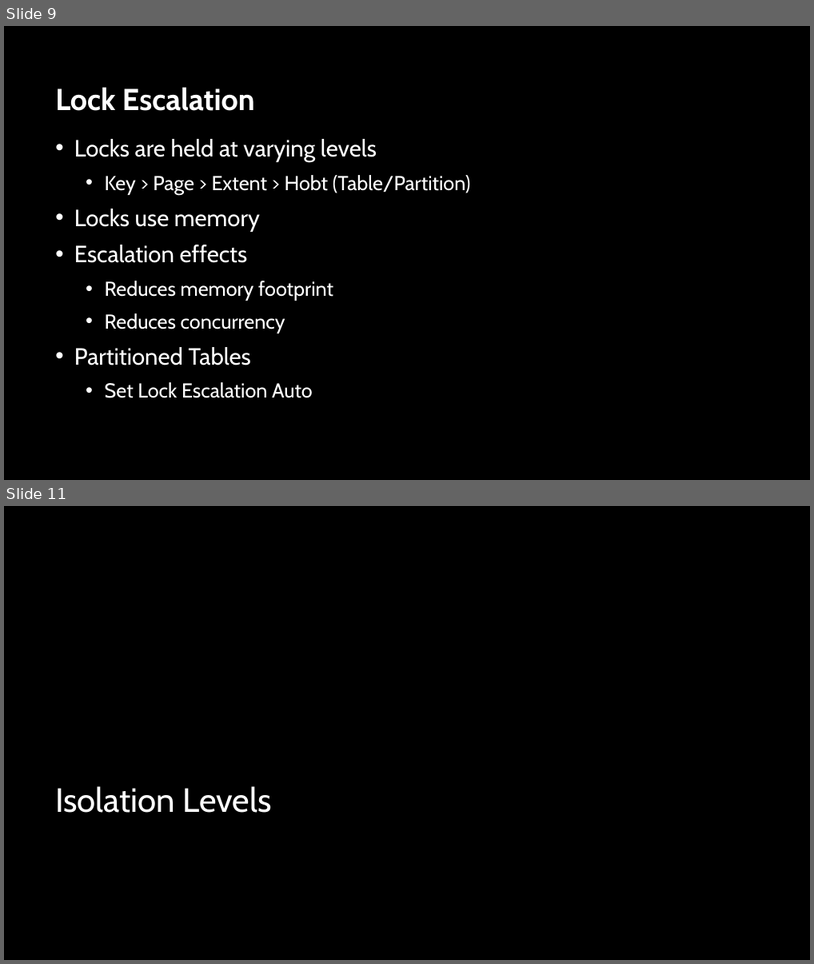
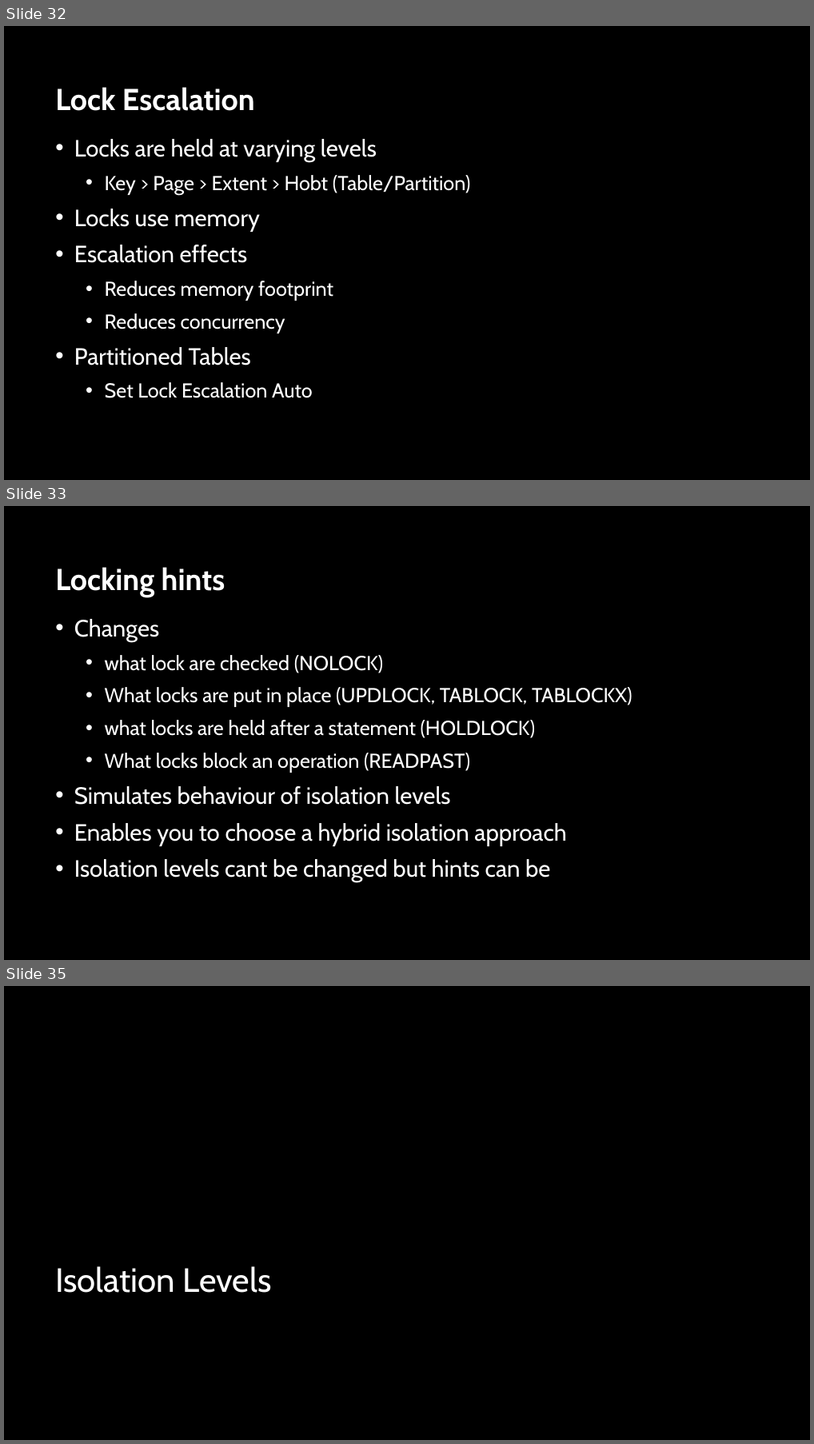
Before and after one commit to sabinio/SQLTraining, a slide deck: Slides/2. Locking.pptx. Shown one above the other, each under a label of ours: slides 9 and 11 before the commit, slides 32, 33 and 35 after it; the slides between them are not shown. The pictures are 814x964 and 814x1444 pixels, drawn with LibreOffice and Linux fonts; fonts in the diff are those of the drawing; background and template pictures are left out. Boxes give left, top, right and bottom in pixels: in the first picture for what was removed or moved away, otherwise in the second. Text is boxed around its words. In the diff, an @@ line names an element or a change of style, - is before the commit and + after.

Commit message:
Locking slides as used in session 2. Updates to VM scripts for training session.

```diff
--- a/Slides/2. Locking.pptx
+++ b/Slides/2. Locking.pptx
@@ slide 33 added at bbox=[4, 506, 810, 960], background picture (left out) @@
@@ title added at bbox=[55, 567, 226, 597], 36 pt, text #FFFFFF, bold @@
+Locking hints
@@ text added at bbox=[74, 619, 633, 883], 24 pt, text #FFFFFF @@
+• Changes
+  • what lock are checked (NOLOCK)
+  • What locks are put in place (UPDLOCK, TABLOCK, TABLOCKX)
+  • what locks are held after a statement (HOLDLOCK)
+  • What locks block an operation (READPAST)
+• Simulates behaviour of isolation levels
+• Enables you to choose a hybrid isolation approach
+• Isolation levels cant be changed but hints can be
@@ what was slide 9 is now slide 32 @@
@@ what was slide 11 is now slide 35 @@
```
Also in this commit, not shown: 11 slides changed, 33 other slides added, 3 other files.
